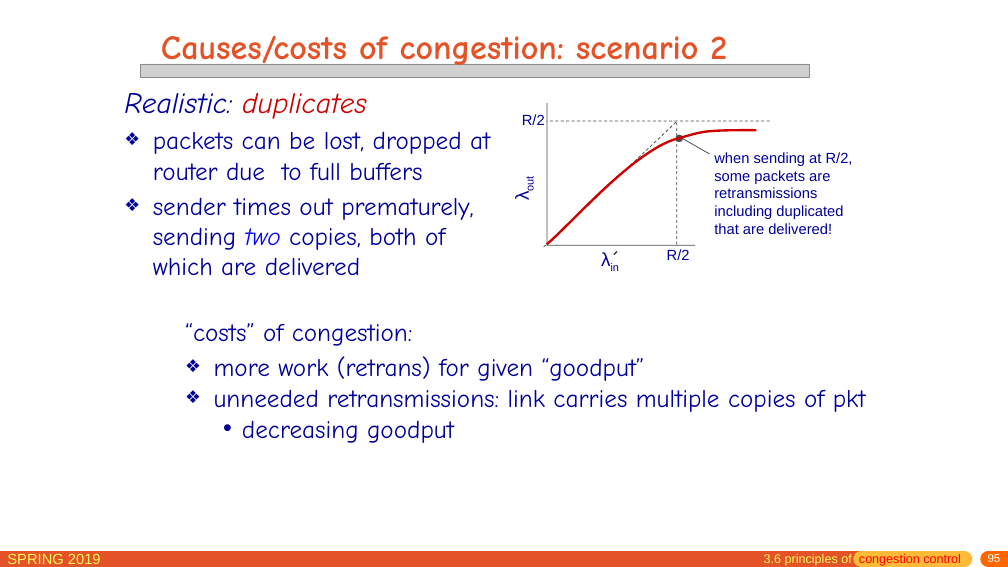
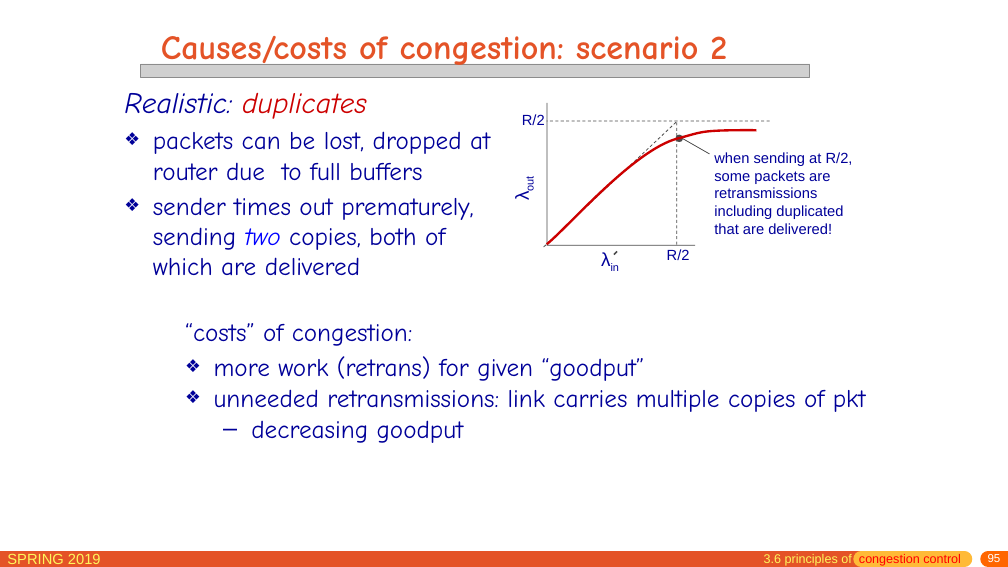
Before and after one commit to jichenghu/PPT_networkDistributed, a slide deck: slide 95 of chapter3.pptx. Drawn at 1008x567 pixels with LibreOffice and Linux fonts; fonts in the diff are those of the drawing; grey boxes stand for pictures. Boxes give left, top, right and bottom in pixels: in the first picture for what was removed or moved away, otherwise in the second. Text is boxed around its words. In the diff, an @@ line names an element or a change of style, - is before the commit and + after.

```diff
--- a/chapter3.pptx
+++ b/chapter3.pptx
@@ text at <box>251,420,464,443</box>: bullet • to – @@
```
Also in this commit, not shown: 5 other slides changed.
